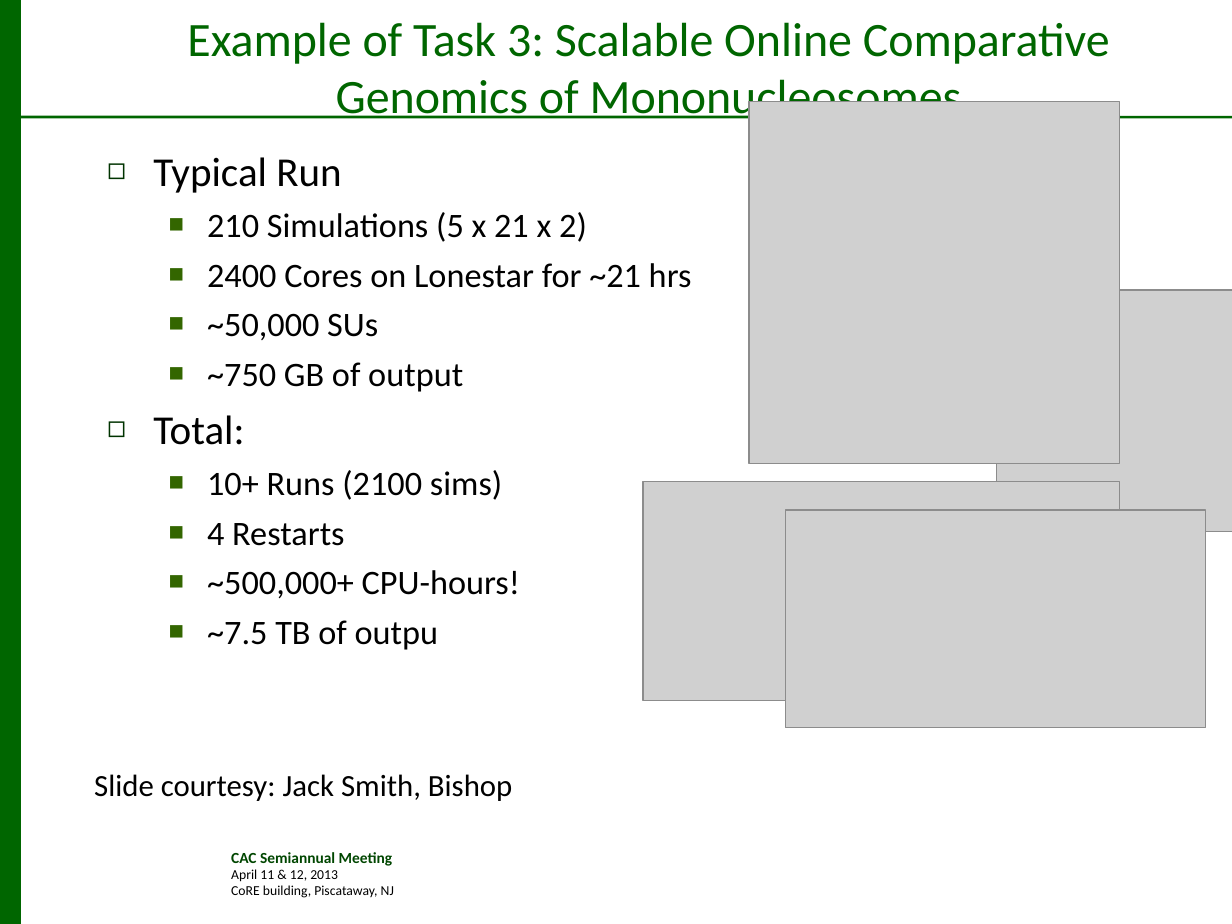
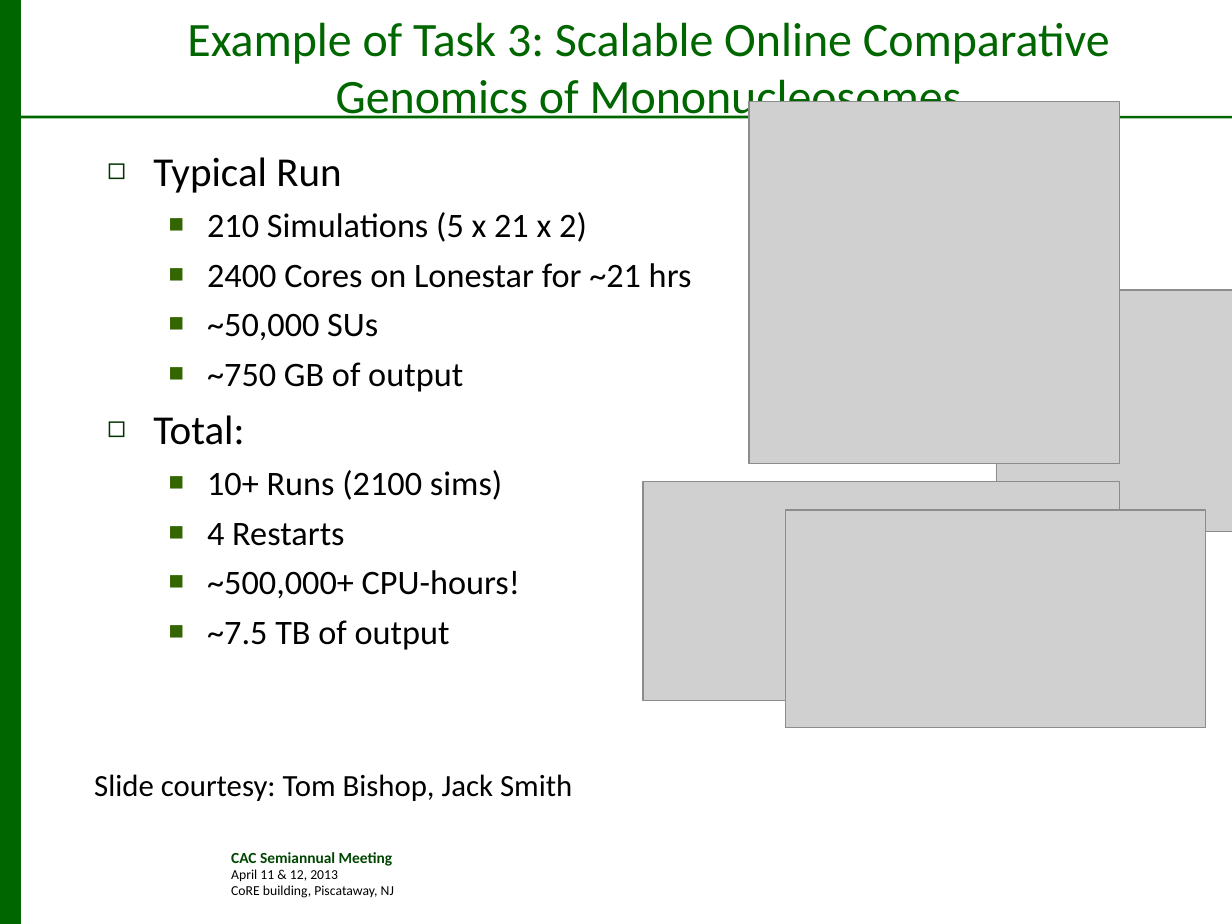
Before and after one commit to saga-project/presentations, a slide deck: slide 11 of cac-saga-occi.v1.1.ppt. Drawn at 1232x924 pixels with LibreOffice and Linux fonts; fonts in the diff are those of the drawing; grey boxes stand for pictures; background and template pictures are left out. Boxes give left, top, right and bottom in pixels: in the first picture for what was removed or moved away, otherwise in the second. Text is boxed around its words. In the diff, an @@ line names an element or a change of style, - is before the commit and + after.

```diff
--- a/cac-saga-occi.v1.1.ppt
+++ b/cac-saga-occi.v1.1.ppt
@@ text at (x1=207, y1=620, x2=450, y2=650): text changed @@
-  ■ ~7.5 TB of outpu
+  ■ ~7.5 TB of output
@@ text at (x1=94, y1=774, x2=572, y2=801): text changed @@
-Slide courtesy: Jack Smith, Bishop
+Slide courtesy: Tom Bishop, Jack Smith
```
Also in this commit, not shown: 11 other slides changed, 1 other file.
